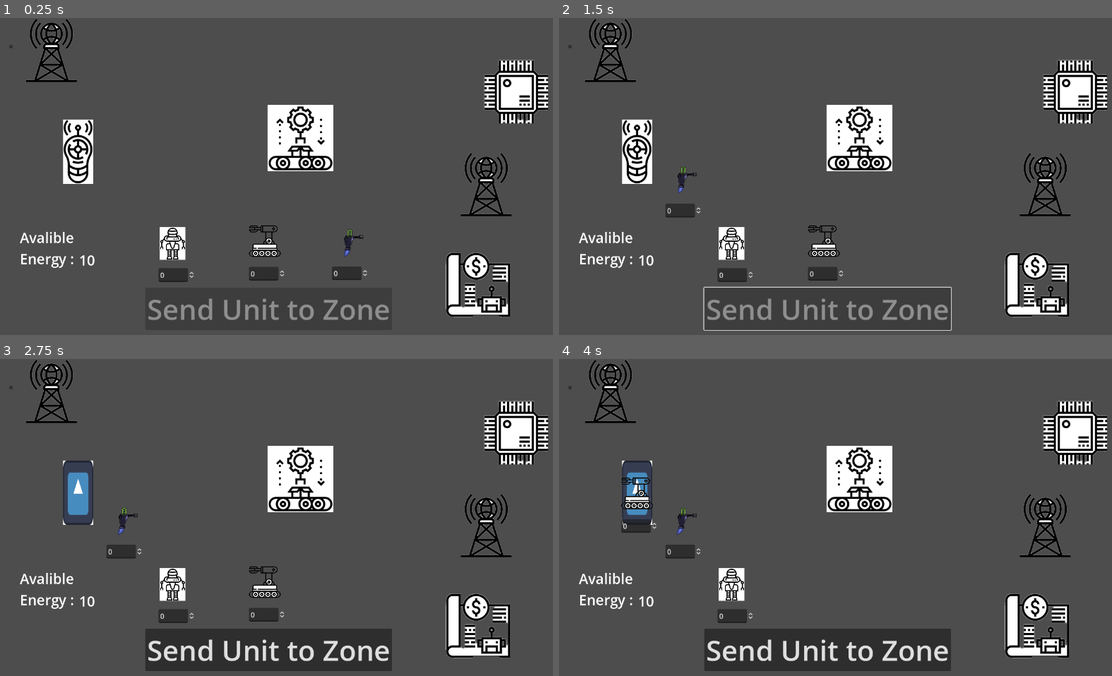
Above: before the commit, frames 1-4 (two rows, left to right).
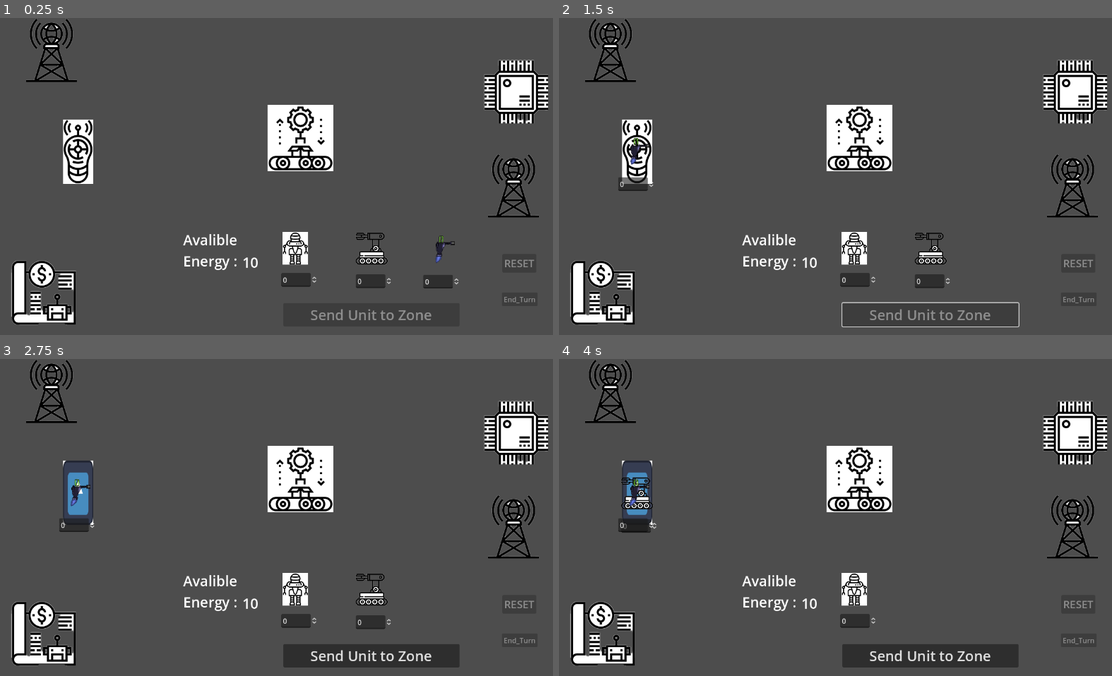
Above: after the commit, the same moments.

Repository: azzilian/CyberFrontLines
Game: Godot game, scene res://Scenes/HUD/fields/BattleZone.tscn
The game is run twice, just before and just after one commit, with the same random seed, the same clock (stepped at 60 frames per second) and the same inputs. This scene is started directly instead of the project's main scene. The engine's default icon, where the game draws it, is replaced by a stand-in: a white triangle on a blue panel in a dark square.
Inputs (mouse positions are in pixels of both pictures, inside the frame that each line leads up to):
- Up to frame 1 (0.25 s): no input
- Up to frame 2 (1.5 s): click (636, 151) at 0.5 s; click "Send Unit to Zone" at 1.25 s
- Up to frame 3 (2.75 s): click (77, 492) at 2 s
- Up to frame 4 (4 s): click "Send Unit to Zone" at 2.75 s; click (636, 492) at 3.5 s

The runs differ from the first frame. In frame 1, 9.0% of the frame differs, in the area x 1-98%, y 8-97%; in frame 2, 9.6%; in frame 3, 14%, in the area x 1-98%, y 8-99%; in frame 4, 13%.

Commit message:
reset button fixed
still problem remains zones are active after unit dispatched

Diff:
--- a/Scenes/HUD/fields/BattleZone.tscn
+++ b/Scenes/HUD/fields/BattleZone.tscn
@@ -15,7 +15,7 @@
 script = ExtResource("1_rnrsa")
 
 [node name="BasePlayer" parent="." instance=ExtResource("1_wjsv6")]
-position = Vector2(1080, 316)
+position = Vector2(1142, 319)
 
 [node name="BaseEnemy" parent="." instance=ExtResource("1_wjsv6")]
 position = Vector2(95, 12)
@@ -30,10 +30,10 @@
 position = Vector2(585, 136)
 
 [node name="Shop" parent="." instance=ExtResource("5_eivab")]
-position = Vector2(1062, 469)
+position = Vector2(78, 487)
 
 [node name="Assault" parent="." instance=ExtResource("6_hotdp")]
-position = Vector2(370, 450)
+position = Vector2(648, 461)
 
 [node name="AssaultEnergy" type="SpinBox" parent="Assault"]
 offset_left = -32.0
@@ -42,7 +42,7 @@
 offset_bottom = 87.0
 
 [node name="Defender" parent="." instance=ExtResource("7_xw0t4")]
-position = Vector2(579, 443)
+position = Vector2(821, 460)
 
 [node name="DefenderEnergy" type="SpinBox" parent="Defender"]
 offset_left = -36.0
@@ -51,28 +51,28 @@
 offset_bottom = 91.0
 
 [node name="Recon" parent="." instance=ExtResource("8_jgtoa")]
-position = Vector2(667, 384)
+position = Vector2(981, 463)
 
 [node name="ReconEnergy" type="SpinBox" parent="Recon"]
-offset_left = 64.0
-offset_top = 118.0
-offset_right = 147.063
-offset_bottom = 149.0
+offset_left = -43.0
+offset_top = 58.0
+offset_right = 40.063
+offset_bottom = 89.0
 
 [node name="DispatchButton" type="Button" parent="."]
-offset_left = 308.0
-offset_top = 550.0
-offset_right = 867.0
-offset_bottom = 646.0
-theme_override_font_sizes/font_size = 64
+offset_left = 621.0
+offset_top = 585.0
+offset_right = 1020.0
+offset_bottom = 638.0
+theme_override_font_sizes/font_size = 32
 disabled = true
 text = "Send Unit to Zone"
 
 [node name="EnergyText" type="Label" parent="."]
-offset_left = 24.0
-offset_top = 371.0
-offset_right = 64.0
-offset_bottom = 550.0
+offset_left = 394.0
+offset_top = 376.0
+offset_right = 434.0
+offset_bottom = 555.0
 theme_override_font_sizes/font_size = 32
 text = "Avalible Energy :"
 vertical_alignment = 1
@@ -88,12 +88,19 @@
 text = "10"
 
 [node name="ResetButton" type="Button" parent="."]
-offset_right = 8.0
-offset_bottom = 8.0
+offset_left = 1117.0
+offset_top = 474.0
+offset_right = 1194.0
+offset_bottom = 516.0
+theme_override_font_sizes/font_size = 24
+text = "RESET"
 
 [node name="EndTurnButton" type="Button" parent="."]
-offset_right = 8.0
-offset_bottom = 8.0
+offset_left = 1116.0
+offset_top = 561.0
+offset_right = 1197.0
+offset_bottom = 592.0
+text = "End_Turn"
 
 [connection signal="zone_selected" from="RadioZone" to="." method="_on_radio_zone_zone_selected"]
 [connection signal="zone_selected" from="MicroControlerZone" to="." method="_on_micro_controler_zone_zone_selected"]
--- a/Scenes/HUD/fields/battle_zone.gd
+++ b/Scenes/HUD/fields/battle_zone.gd
@@ -55,9 +55,10 @@
 		unit.position = selected_zone.position
 #	DisableZone for other units
 	#selected_zone.disabled = true - crash because of Node2D
-	for child in selected_zone.get_children():
-		if child is CollisionShape2D:
-			child.disabled = true
+	#for child in selected_zone.get_children():
+		#if child is CollisionShape2D:
+			#child.disabled = true
+	selected_zone.set("is_active", false)
 	selected_zone = null
 
 #	$DispatchButton disable
@@ -77,7 +78,7 @@
 		unit.position = Vector2(0,0)
 #	Activate zones
 	for zone in zones:
-		zone.disable = false
+		zone.set("is_active", true)
 #	Reset conditions
 	selected_zone = null
 	current_unit = 0
--- a/Scenes/scripts/ZoneScript.gd
+++ b/Scenes/scripts/ZoneScript.gd
@@ -18,3 +18,4 @@
 func _on_texture_button_pressed():
 	print("Zone selected: ", self.name)
 	emit_signal("zone_selected", self)   # Replace with function body.
+	self.set("is_active", true)
--- a/Scenes/units/recon/Recon.tscn
+++ b/Scenes/units/recon/Recon.tscn
@@ -57,7 +57,6 @@
 script = ExtResource("1_x807v")
 
 [node name="AnimatedSprite2D" type="AnimatedSprite2D" parent="."]
-position = Vector2(107, 65)
 scale = Vector2(0.5, 0.5)
 sprite_frames = SubResource("SpriteFrames_4h3qi")
 frame_progress = 0.0981331
